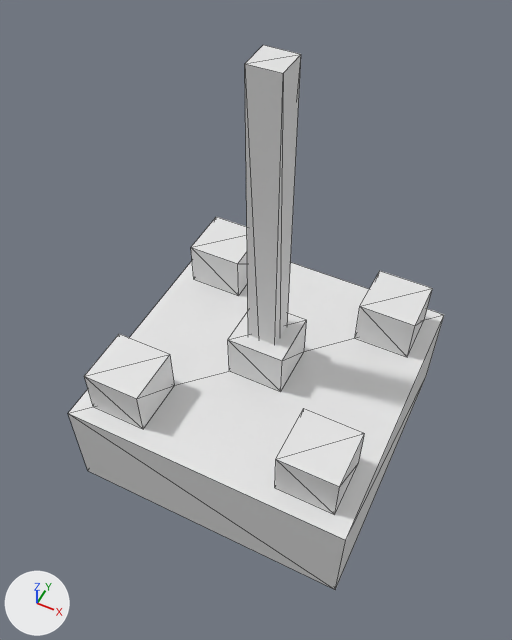
What one commit did to the glTF model dev_gd_a/daeem/assets/models/wall_lowpoly.glb.
Before and after are seen from a 50 mm lens placed at (0.67, -1.43, 2.37), pointed at (-0.11, 0.13, 0.42). The lights are fixed; the arrows at lower left show +X, +Y and +Z. The picture after the commit comes second. Mesh edges are drawn as thin lines.

The first picture shows 'Slender_Block', 'Wall_LowPoly'.
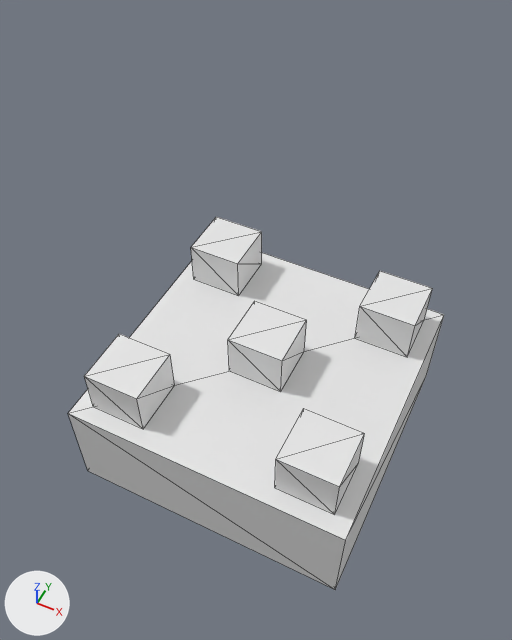
Location of each change, [x1, y1, x2, y2] in pixels of the pictures (512 x 640 px):
'Slender_Block', deleted: before [245, 45, 301, 345]

Patch to the scene script:
```diff
--- a/dev_gd_a/daeem/assets/models/wall_lowpoly.glb.py
+++ b/dev_gd_a/daeem/assets/models/wall_lowpoly.glb.py
@@ ob_slender_block @@
-ob_slender_block = bpy.data.objects.new('Slender_Block', me_立方体_001)
-ob_slender_block.location = (0.0, 0.0, 0.275)
```
